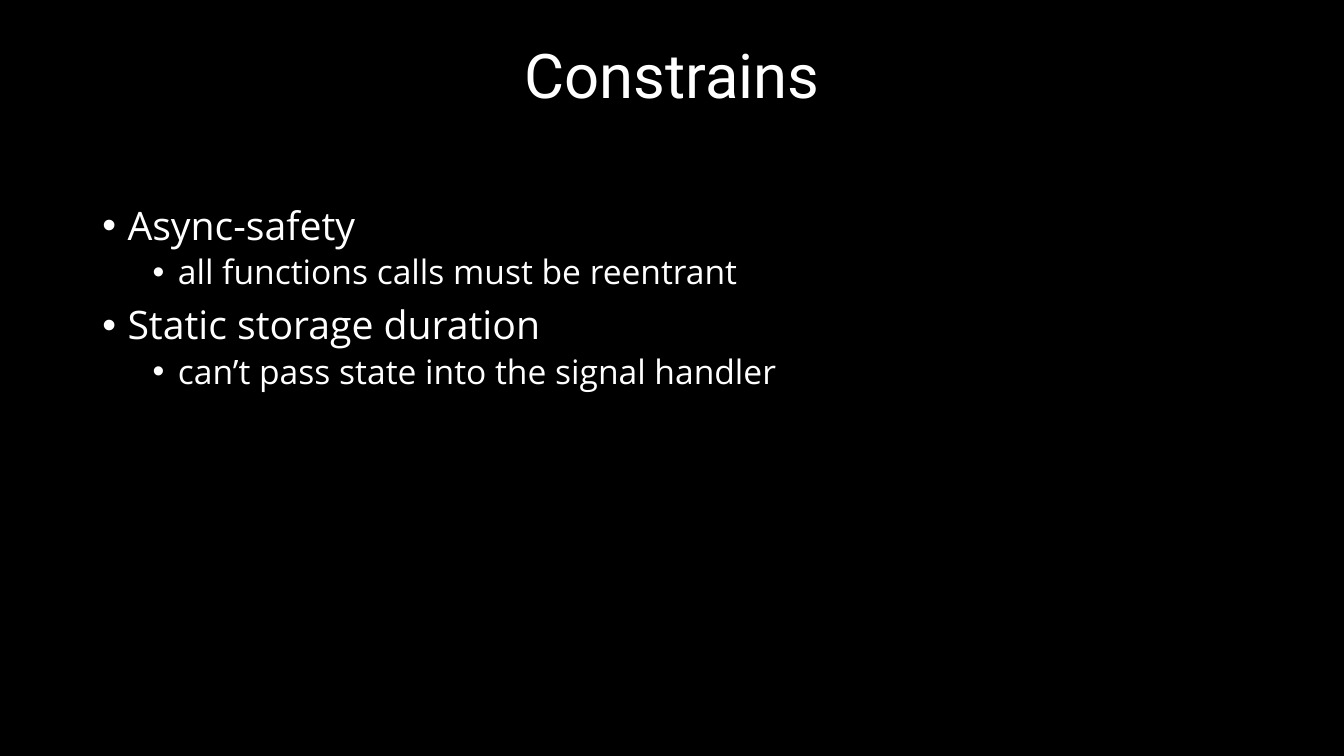
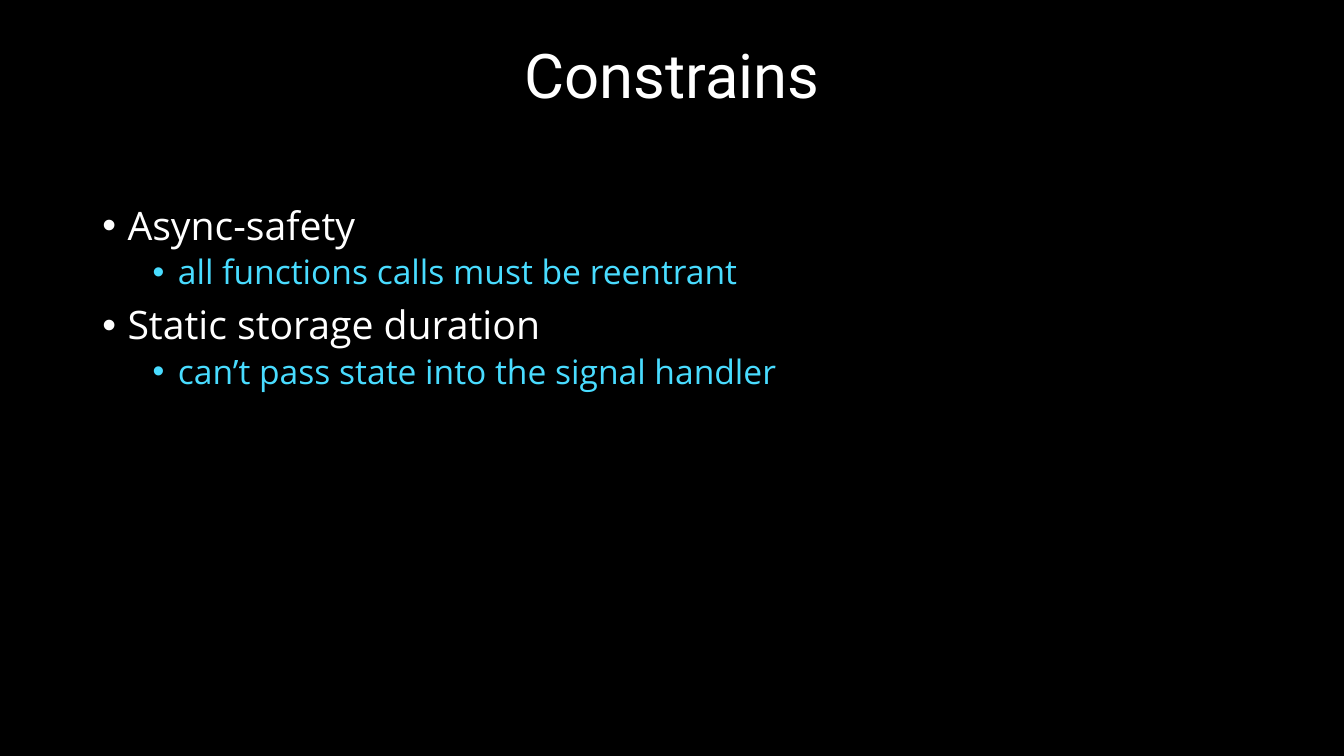
Before and after one commit to 9majka/NDK_presentation, a slide deck: slide 19 of NDK_SoftServeTheme.pptx. Drawn at 1344x756 pixels with LibreOffice and Linux fonts; fonts in the diff are those of the drawing; background and template pictures are left out. Boxes give left, top, right and bottom in pixels: in the first picture for what was removed or moved away, otherwise in the second. Text is boxed around its words. In the diff, an @@ line names an element or a change of style, - is before the commit and + after.

```diff
--- a/NDK_SoftServeTheme.pptx
+++ b/NDK_SoftServeTheme.pptx
@@ text at [178,258,776,392]: text colour #FFFFFF to #49DCFF in "all functions calls must be reentrant", "can’t pass state into the signal handler" @@
```
Also in this commit, not shown: 8 other slides changed, 1 slide added, 5 other files.
